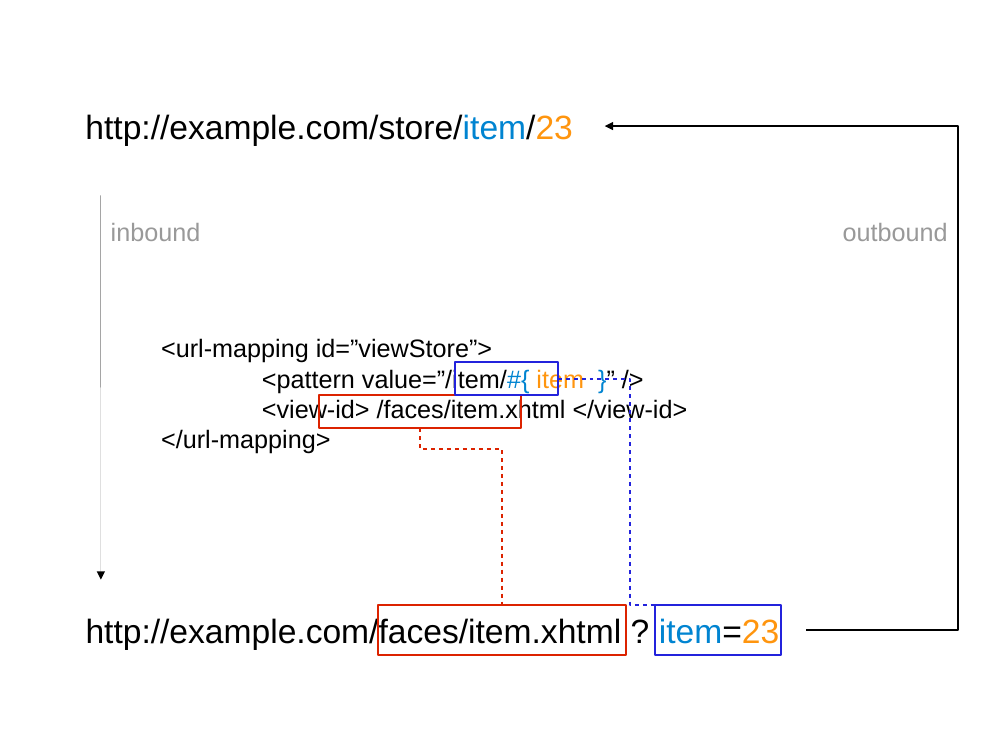
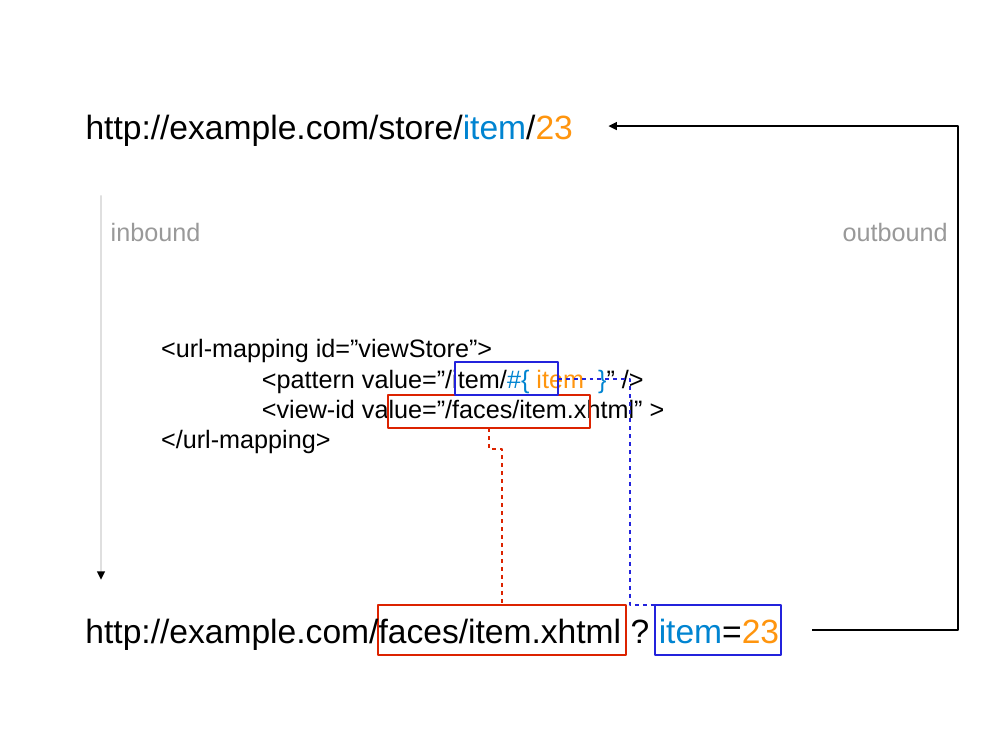
Before and after one commit to lincolnthree/talks, a slide deck: slide 67 of 2011_Beautiful_Java_EE_JAXConf.odp (slide 64 before the commit). Drawn at 1008x756 pixels with LibreOffice and Linux fonts; fonts in the diff are those of the drawing. Boxes give left, top, right and bottom in pixels: in the first picture for what was removed or moved away, otherwise in the second. Text is boxed around its words. In the diff, an @@ line names an element or a change of style, - is before the commit and + after.

```diff
--- a/2011_Beautiful_Java_EE_JAXConf.odp
+++ b/2011_Beautiful_Java_EE_JAXConf.odp
@@ elbow arrow moved from (605, 126) - (806, 630) to (609, 126) - (811, 630) @@
@@ text at bbox=[161, 397, 643, 454]: text changed @@
-<view-id> /faces/item.xhtml </view-id>
-</url-mapping>
+<view-id value=”/faces/item.xhtml” >
+</url-mapping>
@@ rectangle: place and size @@
-rectangle at bbox=[320, 395, 521, 428]
+rectangle at bbox=[388, 395, 590, 428]
@@ elbow line moved from (420, 428) - (502, 605) to (489, 428) - (502, 605) @@
```
Also in this commit, not shown: 38 other slides changed, 4 slides added, 1 slide removed.
